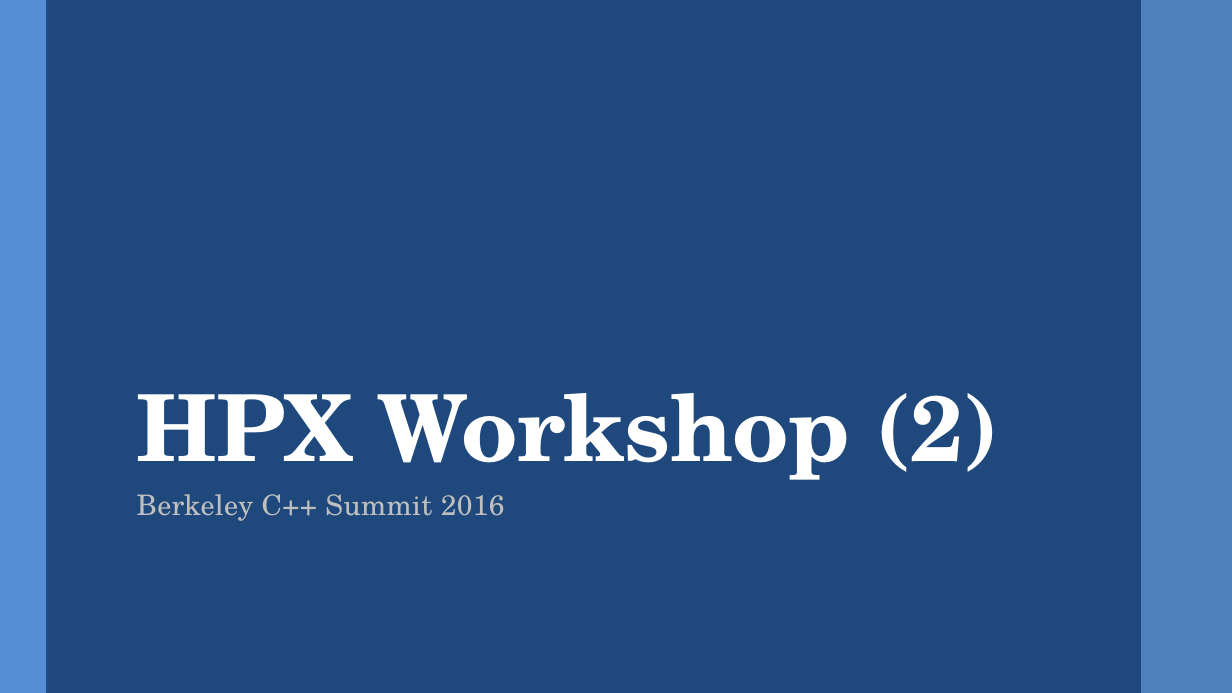
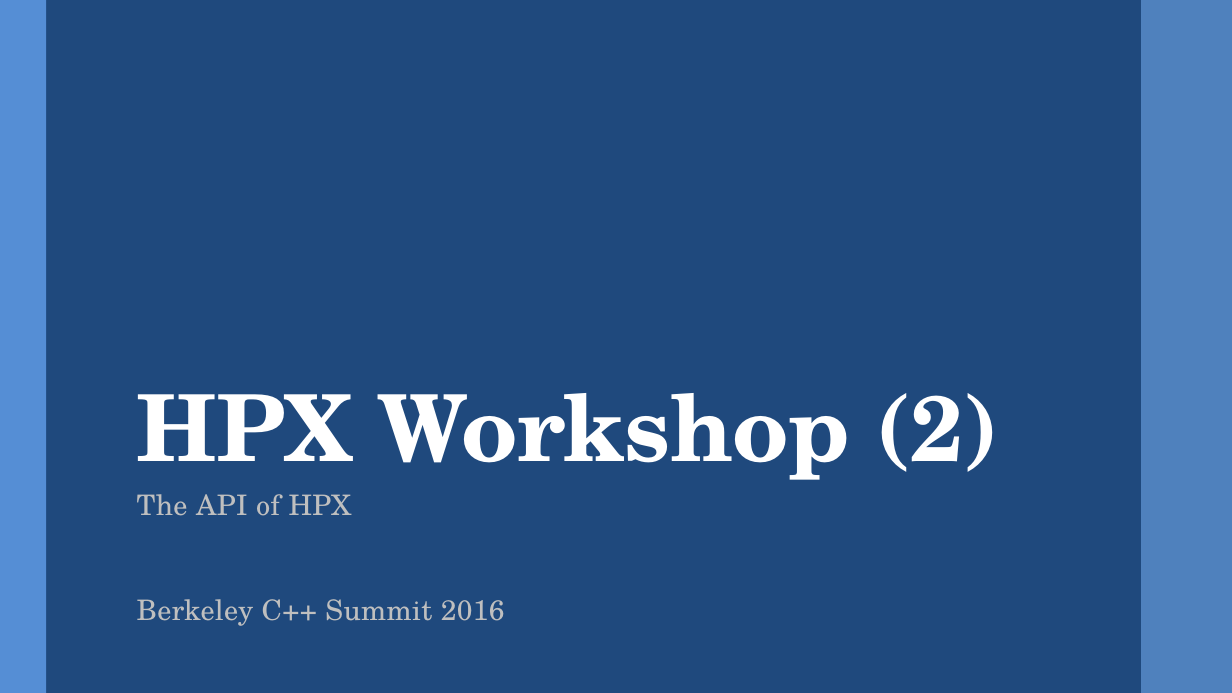
Before and after one commit to STEllAR-GROUP/tutorials, a slide deck: slide 1 of lbl2016/HPX Workshop (Berkeley C++ Summit) - 2.pptx. Drawn at 1232x693 pixels with LibreOffice and Linux fonts; fonts in the diff are those of the drawing. Boxes give left, top, right and bottom in pixels: in the first picture for what was removed or moved away, otherwise in the second. Text is boxed around its words. In the diff, an @@ line names an element or a change of style, - is before the commit and + after.

```diff
--- a/lbl2016/HPX Workshop (Berkeley C++ Summit) - 2.pptx
+++ b/lbl2016/HPX Workshop (Berkeley C++ Summit) - 2.pptx
@@ subtitle at (137,494,352,516): paragraph added @@
+The API of HPX
```
Also in this commit, not shown: 17 other slides changed, 25 slides added, 4 other files.
